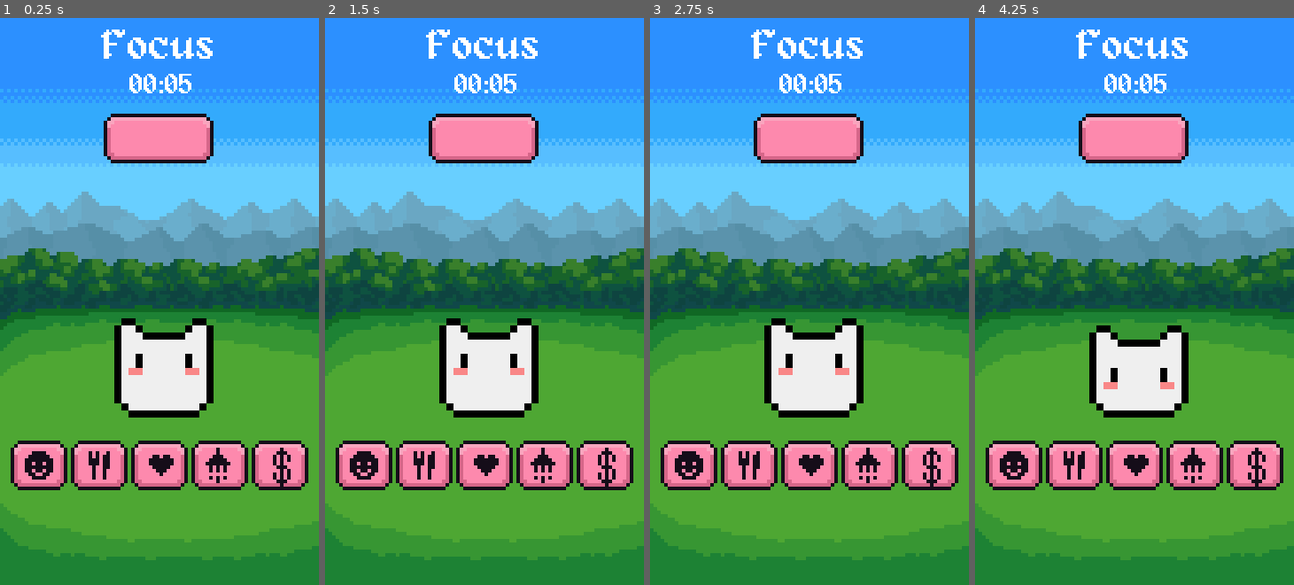
Above: before the commit, frames 1-4 (left to right).
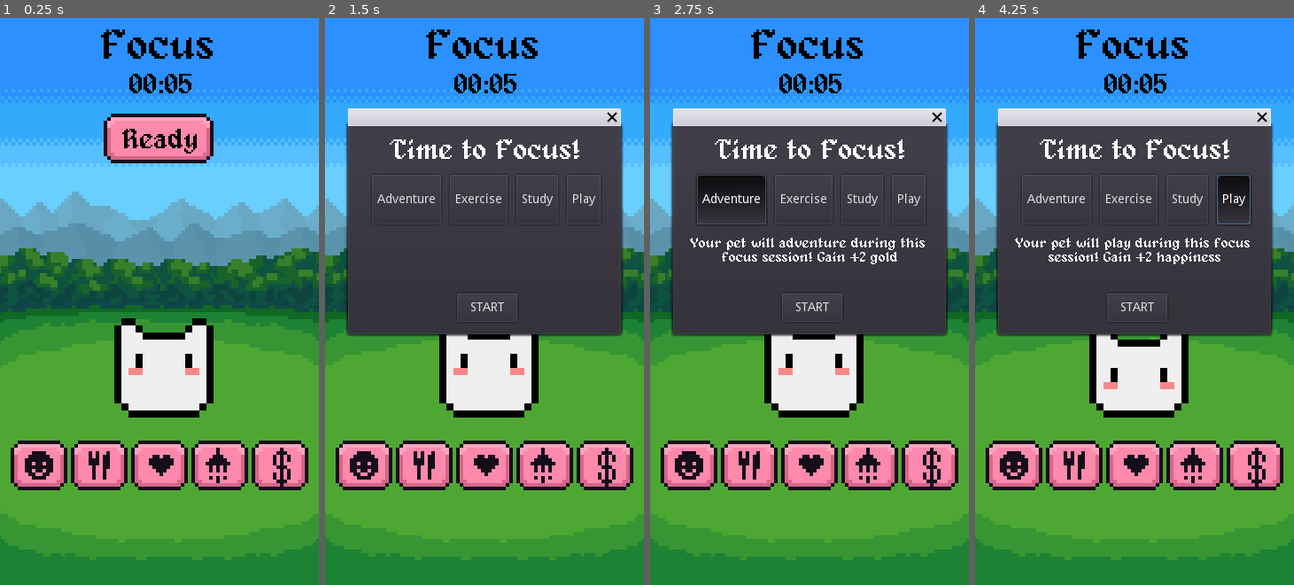
Above: after the commit, the same moments.

Repository: Sleeping-Robot-Games/Pomogotchi
Game: Godot game, scene res://scenes/Main.tscn
Two runs of this game, one before a commit and one after it. Both use one fixed random seed, a clock stepped at 60 frames per second and the inputs below.
Inputs (mouse positions are in pixels of both pictures, inside the frame that each line leads up to):
- Up to frame 1 (0.25 s): no input
- Up to frame 2 (1.5 s): click (484, 137) at 0.5 s; click (484, 137) at 1.25 s
- Up to frame 3 (2.75 s): click (732, 199) at 2 s, where only the run after the commit has a clickable "Adventure"
- Up to frame 4 (4.25 s): click (1057, 199) at 2.75 s, where only the run after the commit has a clickable "Adventure"; click (1233, 199) at 3.5 s, where only the run after the commit has a clickable "Play"

The runs differ from the first frame. In frame 1, 8.7% of the frame differs, in the area x 0-100%, y 2-96%; in frame 2, 39%; in frame 3, 39%; in frame 4, 39%.

Commit message:
Adds ready label and updates profile screen bg

Diff:
--- a/scenes/Main.tscn
+++ b/scenes/Main.tscn
@@ -961,6 +961,10 @@
 9/shapes = [  ]
 9/z_index = 0
 
+[sub_resource type="DynamicFont" id=14]
+size = 32
+font_data = ExtResource( 6 )
+
 [sub_resource type="DynamicFont" id=2]
 size = 48
 font_data = ExtResource( 6 )
@@ -997,6 +1001,7 @@
 }
 
 [node name="Background" type="Node2D" parent="."]
+position = Vector2( -11, 0 )
 
 [node name="sky" type="TileMap" parent="Background"]
 scale = Vector2( 4, 4 )
@@ -1052,12 +1057,22 @@
 "_edit_use_anchors_": false
 }
 
+[node name="ReadyButtonLabel" type="Label" parent="Main"]
+margin_left = 138.0
+margin_top = 123.0
+margin_right = 224.0
+margin_bottom = 153.0
+custom_colors/font_color = Color( 0, 0, 0, 1 )
+custom_fonts/font = SubResource( 14 )
+text = "Ready"
+
 [node name="Mode" type="RichTextLabel" parent="Main"]
 margin_left = 114.0
 margin_top = 10.0
 margin_right = 249.0
 margin_bottom = 54.0
 rect_min_size = Vector2( 100, 30 )
+custom_colors/default_color = Color( 0, 0, 0, 1 )
 custom_fonts/normal_font = SubResource( 2 )
 text = "Break"
 scroll_active = false
@@ -1070,6 +1085,7 @@
 margin_top = 61.0
 margin_right = 230.0
 margin_bottom = 90.0
+custom_colors/default_color = Color( 0, 0, 0, 1 )
 custom_fonts/normal_font = SubResource( 3 )
 text = "25:00"
 scroll_active = false
@@ -1244,9 +1260,9 @@
 [node name="Profile" parent="." instance=ExtResource( 9 )]
 visible = false
 
-[connection signal="button_up" from="Main/Ready" to="." method="_on_Ready_button_up"]
+[connection signal="button_up" from="Main/Ready" to="Main" method="_on_Ready_button_up"]
 [connection signal="button_up" from="Main/TaskContainer/Profile" to="Main" method="_on_Profile_button_up"]
-[connection signal="timeout" from="Main/Timer" to="." method="_on_Timer_timeout"]
+[connection signal="timeout" from="Main/Timer" to="Main" method="_on_Timer_timeout"]
 [connection signal="popup_hide" from="Main/FocusPopUp" to="Main/FocusPopUp" method="_on_FocusPopUp_popup_hide"]
 [connection signal="button_up" from="Main/FocusPopUp/Start" to="Main/FocusPopUp" method="_on_Start_button_up"]
 [connection signal="button_up" from="Main/BreakPopUp/Start" to="Main/BreakPopUp" method="_on_Start_button_up"]
--- a/scenes/Profile.tscn
+++ b/scenes/Profile.tscn
@@ -19,6 +19,11 @@
 [node name="Profile" type="Node2D"]
 script = ExtResource( 4 )
 
+[node name="BG" type="ColorRect" parent="."]
+margin_right = 360.0
+margin_bottom = 640.0
+color = Color( 0.952941, 0.647059, 0.741176, 1 )
+
 [node name="Back" type="Button" parent="."]
 margin_left = 10.0
 margin_top = 8.0
@@ -30,7 +35,7 @@
 position = Vector2( 116, 116 )
 scale = Vector2( 8, 8 )
 frames = SubResource( 1 )
-frame = 2
+frame = 1
 speed_scale = 0.5
 playing = true
 
Not shown: 1 places in scenes/Main.tscn that only renumber resources
